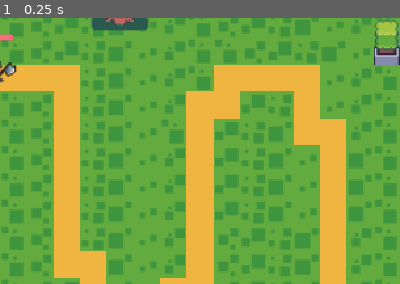
Above: before the commit, frame 1.
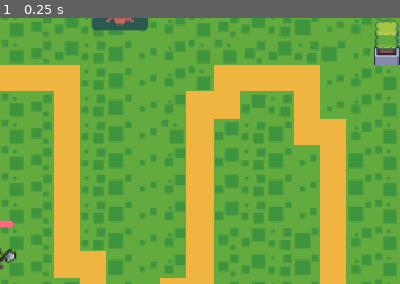
Above: after the commit, the same moment.

Repository: NNKD-Kevin/tower-defense
Game: Godot game, scene res://scenes/main.tscn
Two runs of this game, one before a commit and one after it. Both use one fixed random seed, a clock stepped at 60 frames per second and the inputs below.
Inputs:
- Up to frame 1 (0.25 s): no input
The pictures show only the part of the screen within x 0-50%, y 6-56%; the shares and areas given below are measured in that part.

The runs differ from the first frame. In frame 1, 0.6% of the frame differs, in the area x 0-5%, y 6-95%.

Commit message:
help debug but failed

Diff:
--- a/tower-defense/scenes/main.tscn
+++ b/tower-defense/scenes/main.tscn
@@ -309,5 +309,5 @@
 format = 2
 
 [node name="Enemy" parent="." unique_id=1797707749 instance=ExtResource("3_sugp2")]
-position = Vector2(786, 519)
+position = Vector2(15, 114)
 collision_layer = 2
--- a/tower-defense/scripts/enemy.gd
+++ b/tower-defense/scripts/enemy.gd
@@ -5,14 +5,15 @@
 var hp=max_hp
 var speed=100
 var go=0
-
+func _ready() -> void:
+	position=Mapdata.road_map1[go]
 func _process(delta: float) -> void:
 	health_bar.value=hp
 	if position.distance_to(Mapdata.road_map1[go+1])<velocity.length()*delta:
 		position=Mapdata.road_map1[go+1]
-	if go==0:
-		position=Mapdata.road_map1[go]
+		go+=1
 	var direction=Mapdata.road_map1[go+1]-Mapdata.road_map1[go]
 	direction.normalized()
 	velocity= direction*speed
 	var collision=move_and_collide(velocity*delta)
+	print(go)
